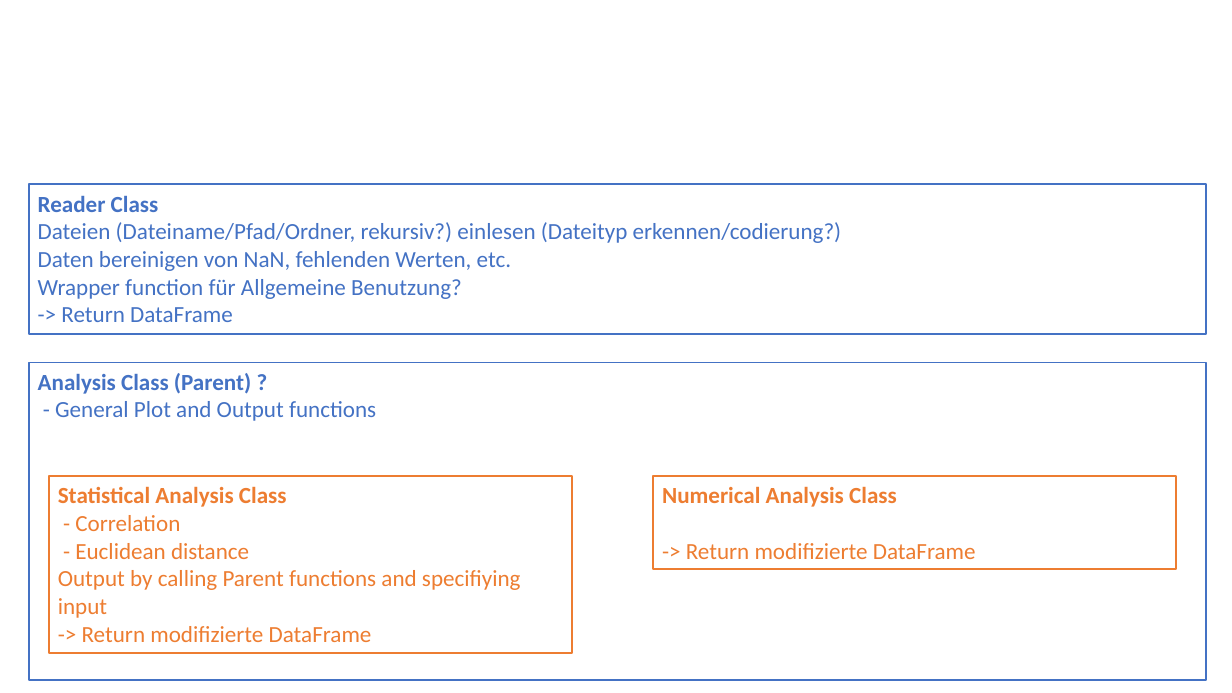
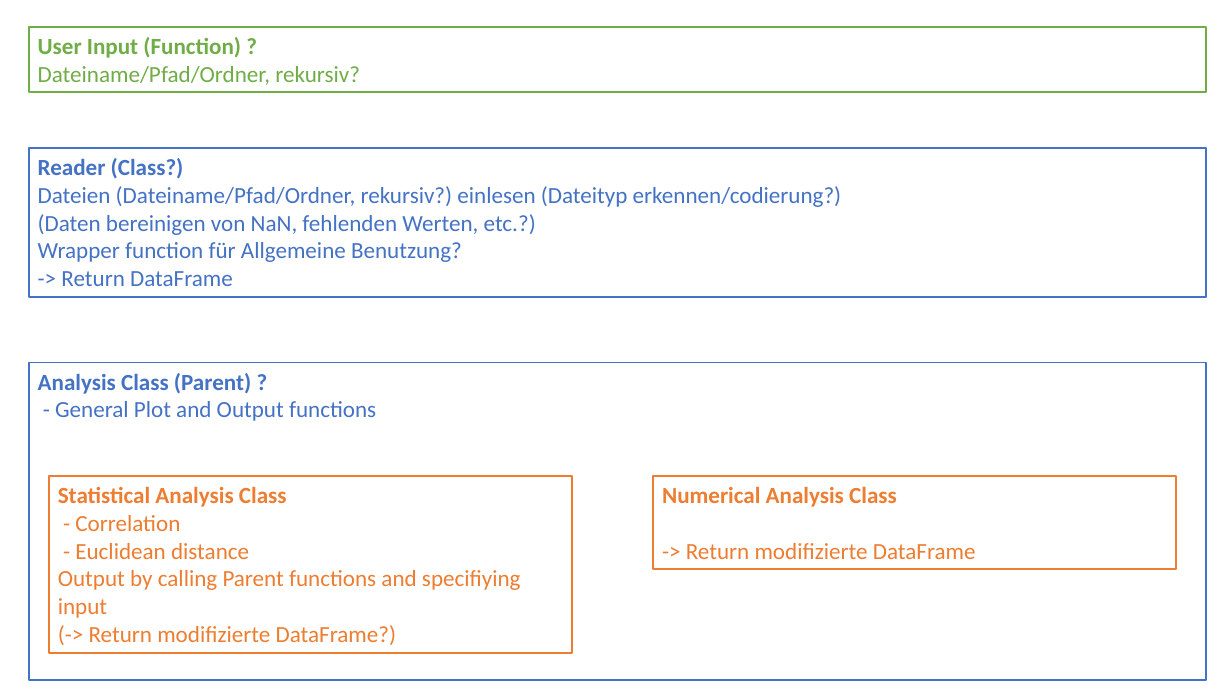
Before and after one commit to GwydionJon/Group_1_Developing_Scientific_Software, a slide deck: slide 2 of Task2/Programm_Sketch_Tobias.pptx. Drawn at 1232x693 pixels with LibreOffice and Linux fonts; fonts in the diff are those of the drawing. Boxes give left, top, right and bottom in pixels: in the first picture for what was removed or moved away, otherwise in the second. Text is boxed around its words. In the diff, an @@ line names an element or a change of style, - is before the commit and + after.

```diff
--- a/Task2/Programm_Sketch_Tobias.pptx
+++ b/Task2/Programm_Sketch_Tobias.pptx
@@ rectangle added at [29,27,1207,92], outline #70AD47 1.5 pt, 18 pt, text #70AD47 @@
+User Input (Function) ?
+Dateiname/Pfad/Ordner, rekursiv?
@@ rectangle "Reader (Class?)": place and size @@
-rectangle "Reader (Class?)" at [29,185,1207,335]
+rectangle "Reader (Class?)" at [29,148,1207,298]
@@ text in rectangle at [38,158,184,179]: text changed @@
-Reader Class
+Reader (Class?)
@@ text in rectangle at [38,214,536,235]: text changed @@
-Daten bereinigen von NaN, fehlenden Werten, etc.
+(Daten bereinigen von NaN, fehlenden Werten, etc.?)
@@ text in rectangle at [89,625,396,645]: text changed @@
--> Return modifizierte DataFrame
+(-> Return modifizierte DataFrame?)
```
Also in this commit, not shown: 1 slide added.
